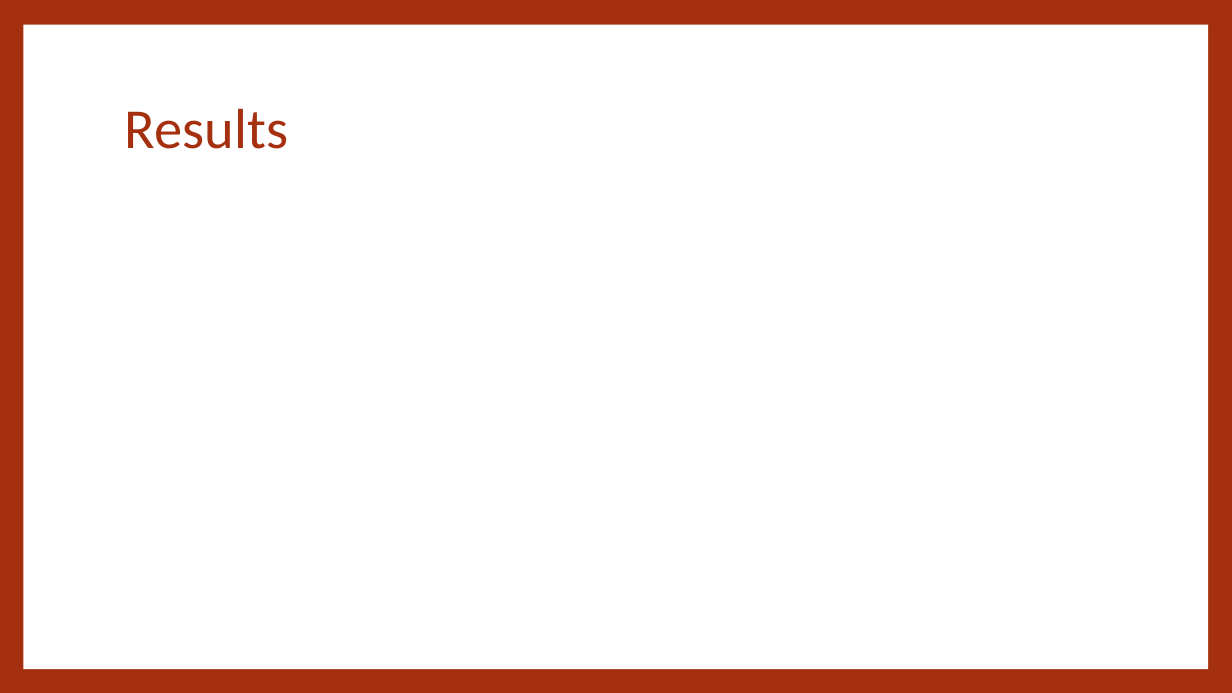
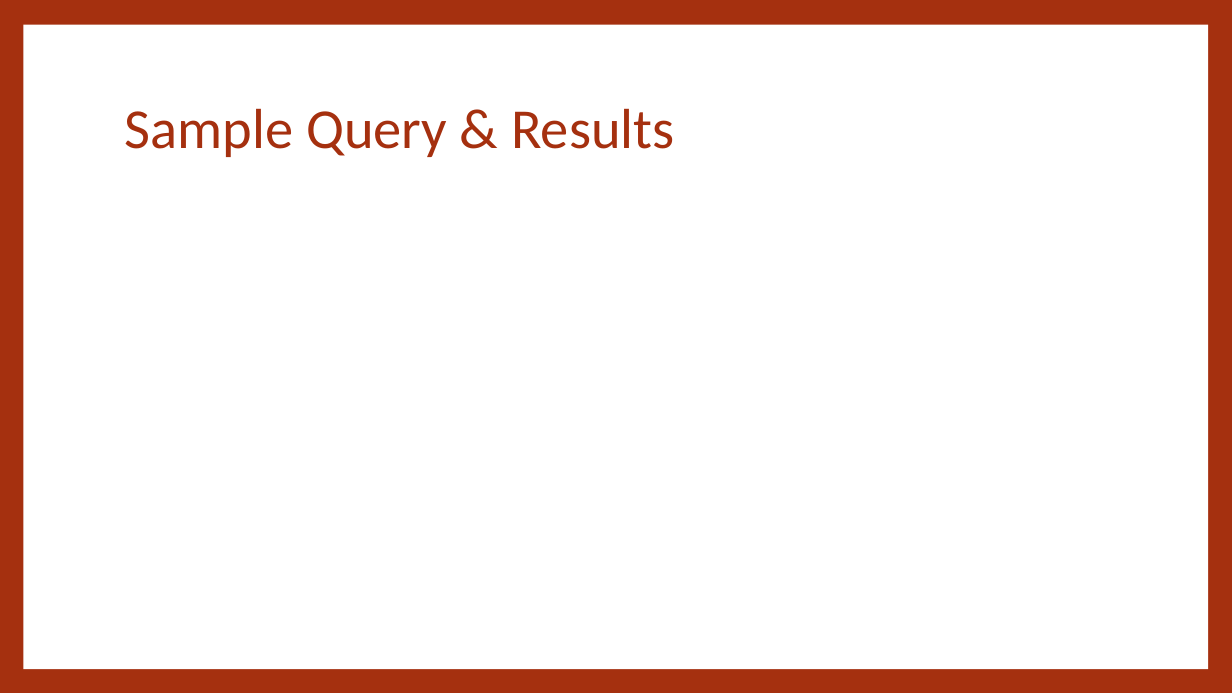
Before and after one commit to nannohk/DataManagement_Greek_Mythology_Project, a slide deck: slide 5 of GreekMythology_Presentation.pptx. Drawn at 1232x693 pixels with LibreOffice and Linux fonts; fonts in the diff are those of the drawing. Boxes give left, top, right and bottom in pixels: in the first picture for what was removed or moved away, otherwise in the second. Text is boxed around its words. In the diff, an @@ line names an element or a change of style, - is before the commit and + after.

```diff
--- a/GreekMythology_Presentation.pptx
+++ b/GreekMythology_Presentation.pptx
@@ title at [125,108,674,157]: text changed @@
-Results
+Sample Query & Results
```
Also in this commit, not shown: 4 other slides changed.
